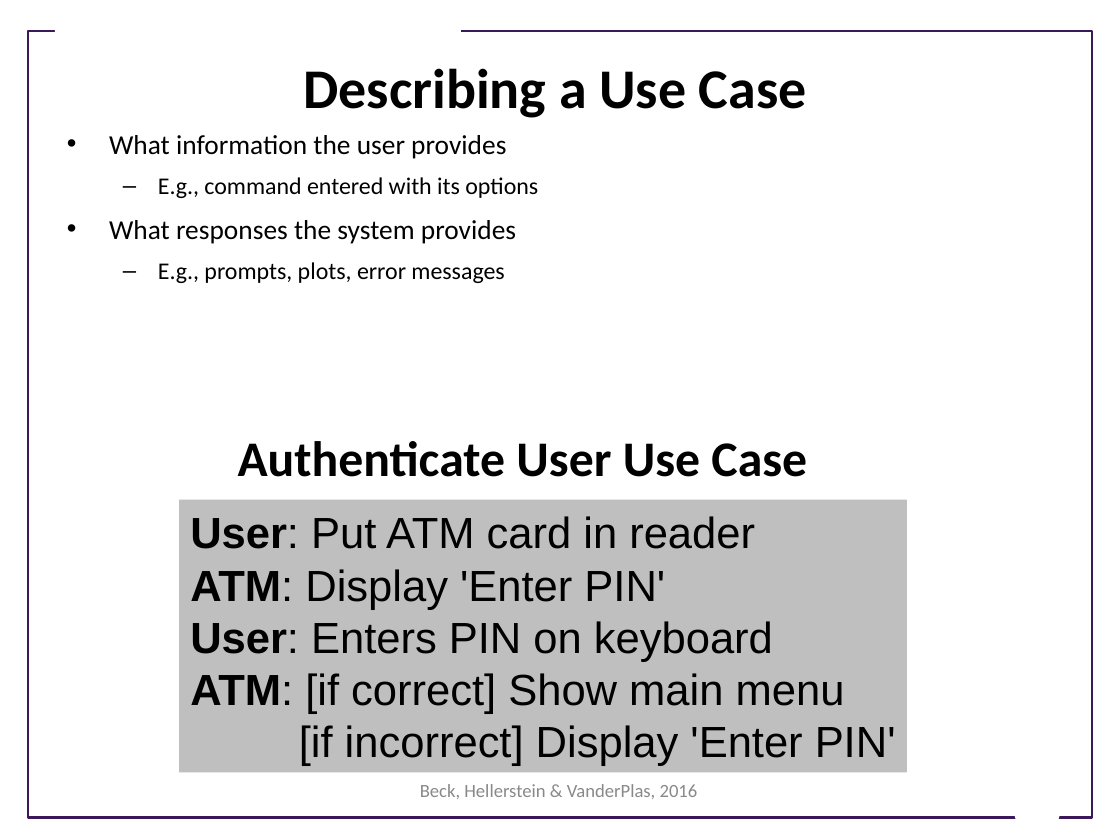
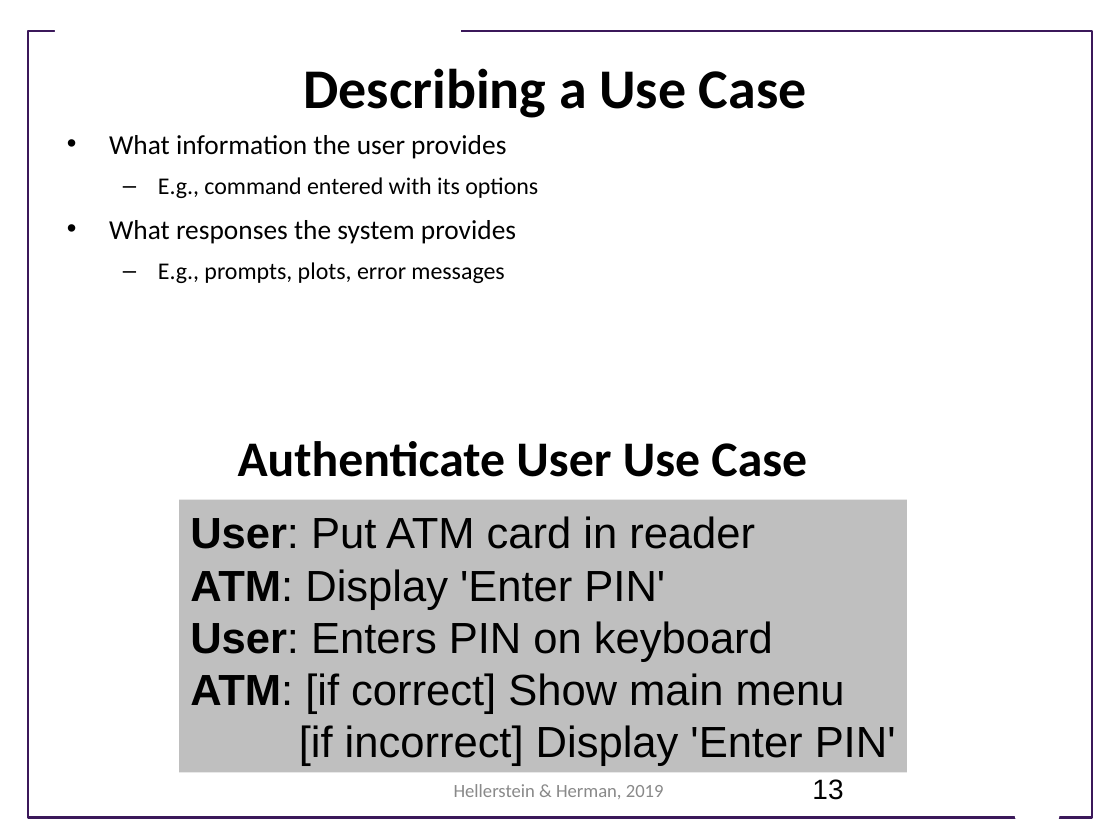
Before and after one commit to UWSEDS/LectureNotes, a slide deck: slide 13 of 05_Design_and_Teams/Software-Design.ppt. Drawn at 1120x840 pixels with LibreOffice and Linux fonts; fonts in the diff are those of the drawing; background and template pictures are left out. Boxes give left, top, right and bottom in pixels: in the first picture for what was removed or moved away, otherwise in the second. Text is boxed around its words. In the diff, an @@ line names an element or a change of style, - is before the commit and + after.

```diff
--- a/05_Design_and_Teams/Software-Design.ppt
+++ b/05_Design_and_Teams/Software-Design.ppt
@@ page number added at bbox=[812, 779, 843, 800], 18 pt, text #000000 @@
+13
@@ text at bbox=[454, 784, 664, 799]: text changed @@
-Beck, Hellerstein & VanderPlas, 2016
+Hellerstein & Herman, 2019
```
Also in this commit, not shown: 19 other slides changed, 2 slides added, 4 slides removed.
